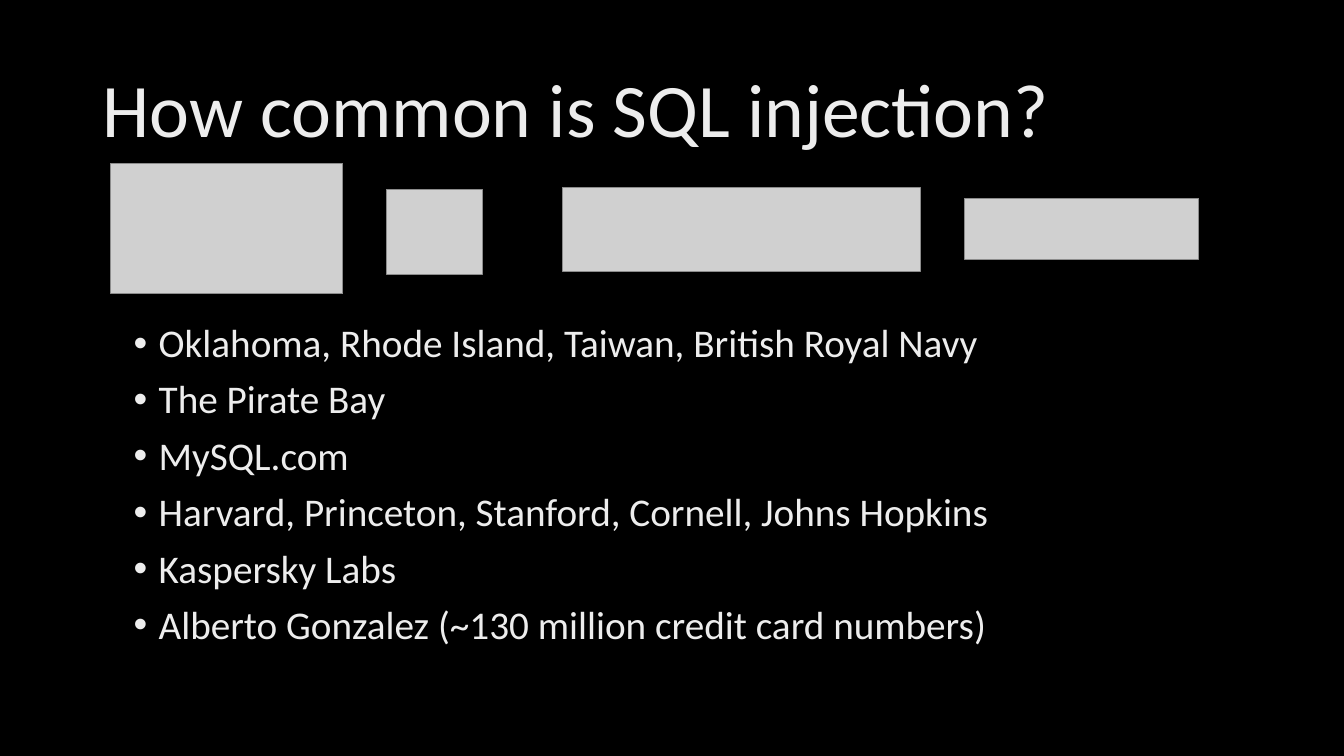
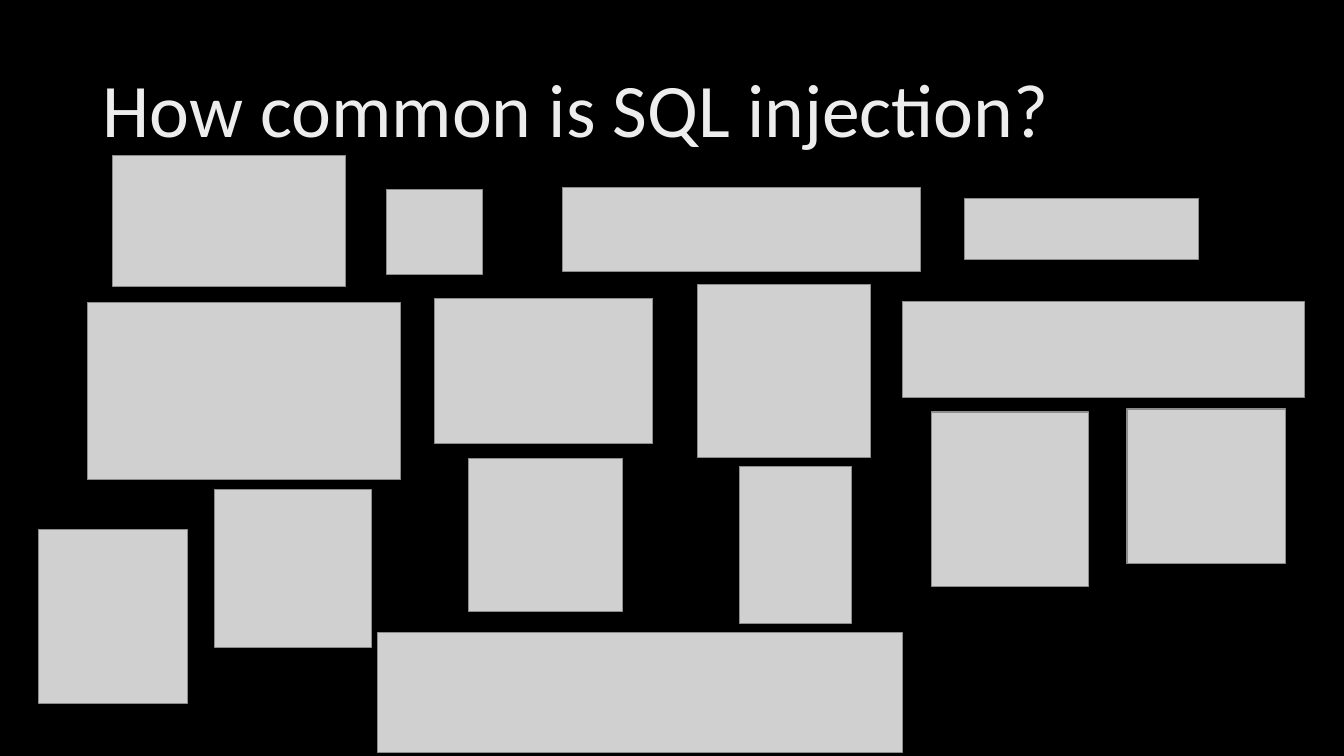
Before and after one commit to mserrano/talks, a slide deck: slide 33 of crashcourse-websec/slides.pptx (slide 32 before the commit). Drawn at 1344x756 pixels with LibreOffice and Linux fonts; fonts in the diff are those of the drawing; grey boxes stand for pictures; background and template pictures are left out. Boxes give left, top, right and bottom in pixels: in the first picture for what was removed or moved away, otherwise in the second. Text is boxed around its words. In the diff, an @@ line names an element or a change of style, - is before the commit and + after.

Commit message:
Update slides.

```diff
--- a/crashcourse-websec/slides.pptx
+++ b/crashcourse-websec/slides.pptx
@@ picture: place and size @@
-picture at [111, 163, 343, 294]
+picture at [113, 156, 345, 287]
@@ picture added at [435, 298, 653, 444] @@
@@ picture added at [698, 284, 870, 457] @@
@@ picture added at [88, 302, 400, 480] @@
@@ text removed at [159, 329, 988, 645] @@
-• Oklahoma, Rhode Island, Taiwan, British Royal Navy
-• The Pirate Bay
-• MySQL.com
-• Harvard, Princeton, Stanford, Cornell, Johns Hopkins
-• Kaspersky Labs
-• Alberto Gonzalez (~130 million credit card numbers)
@@ picture added at [902, 301, 1305, 397] @@
@@ picture added at [933, 412, 1090, 587] @@
@@ picture added at [1127, 409, 1286, 564] @@
@@ picture added at [469, 459, 622, 612] @@
@@ picture added at [739, 467, 852, 624] @@
@@ picture added at [215, 490, 371, 647] @@
@@ picture added at [38, 529, 188, 704] @@
@@ picture added at [377, 633, 902, 753] @@
```
Also in this commit, not shown: 3 other slides changed, 2 slides added, 1 slide removed.
